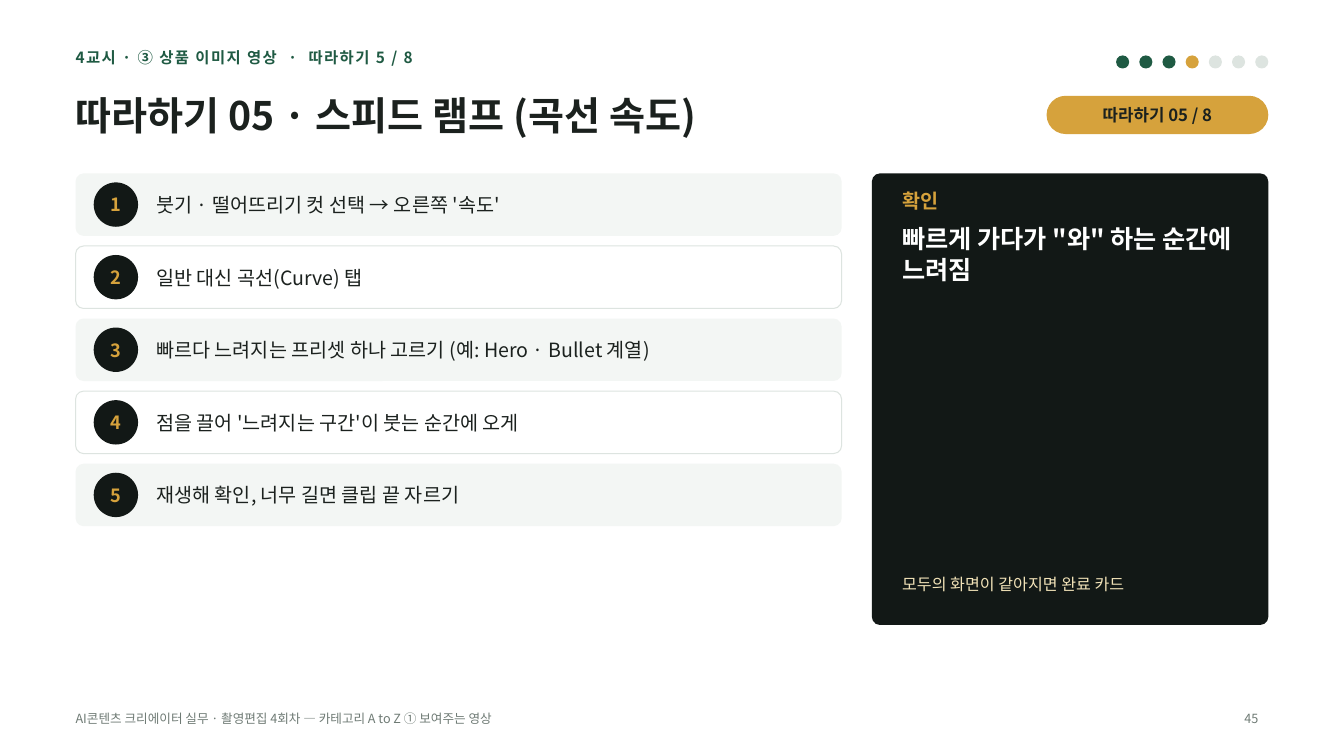
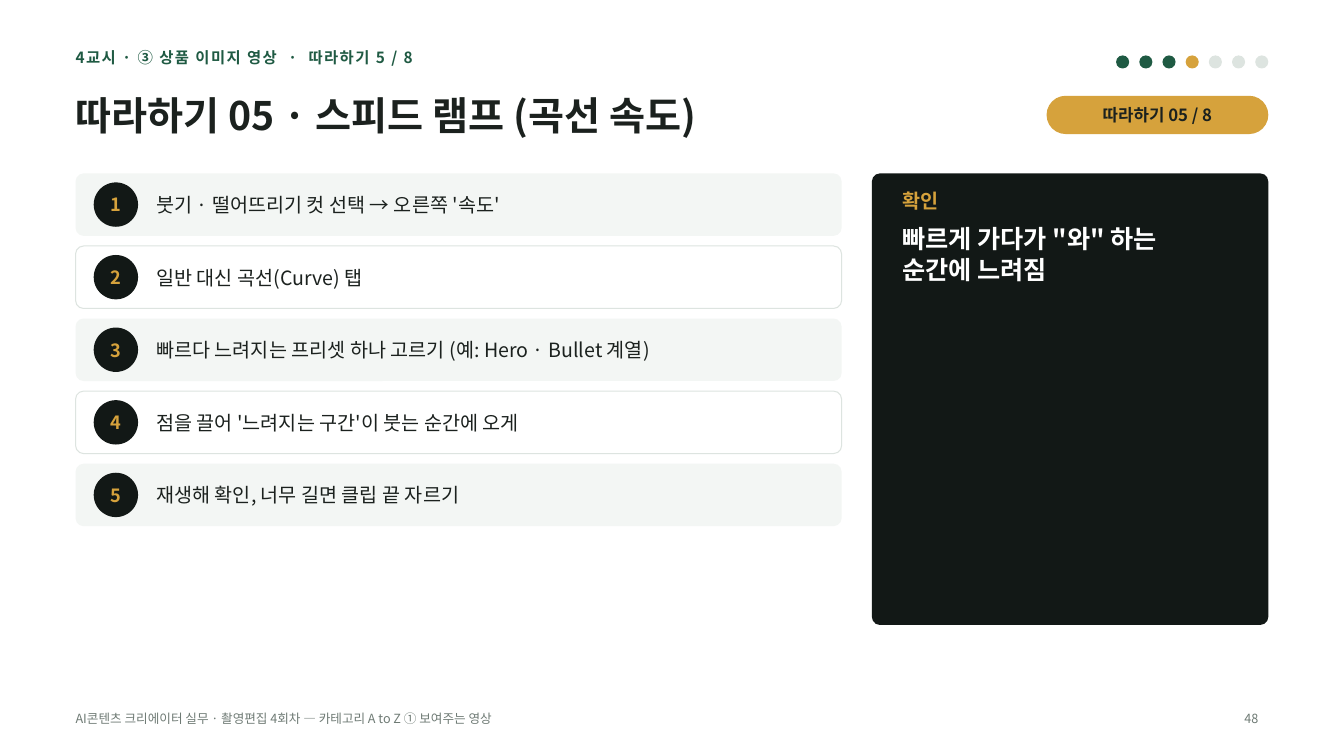
Before and after one commit to yujida/MARUBIT, a slide deck: slide 48 of lectures/04/4회차_카테고리AtoZ_보여주는영상_슬라이드.pptx (slide 45 before the commit). Drawn at 1344x756 pixels with LibreOffice and Linux fonts; fonts in the diff are those of the drawing. Boxes give left, top, right and bottom in pixels: in the first picture for what was removed or moved away, otherwise in the second. Text is boxed around its words. In the diff, an @@ line names an element or a change of style, - is before the commit and + after.

```diff
--- a/lectures/04/4회차_카테고리AtoZ_보여주는영상_슬라이드.pptx
+++ b/lectures/04/4회차_카테고리AtoZ_보여주는영상_슬라이드.pptx
@@ text at (x1=902, y1=227, x2=1156, y2=282): text changed @@
-빠르게 가다가 "와" 하는 순간에 느려짐
+빠르게 가다가 "와" 하는
+순간에 느려짐
@@ text removed at (x1=902, y1=576, x2=1125, y2=592) @@
-모두의 화면이 같아지면 완료 카드
```
Also in this commit, not shown: 20 other slides changed, 4 slides added, 2 slides removed, 4 other files.
